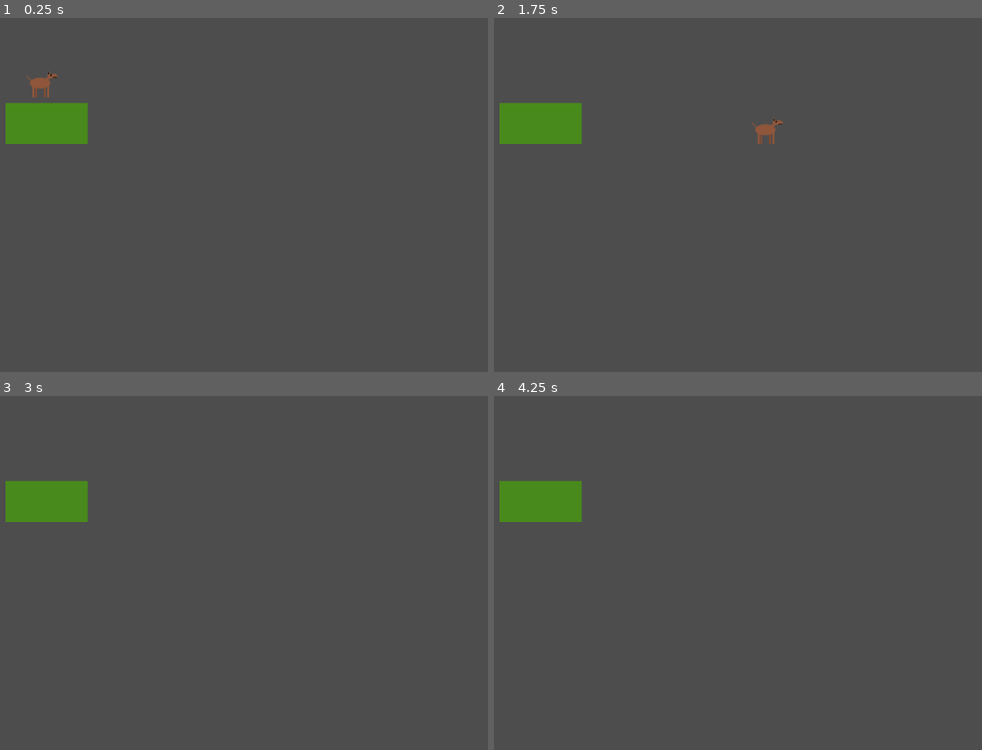
Above: before the commit, frames 1-4 (two rows, left to right).
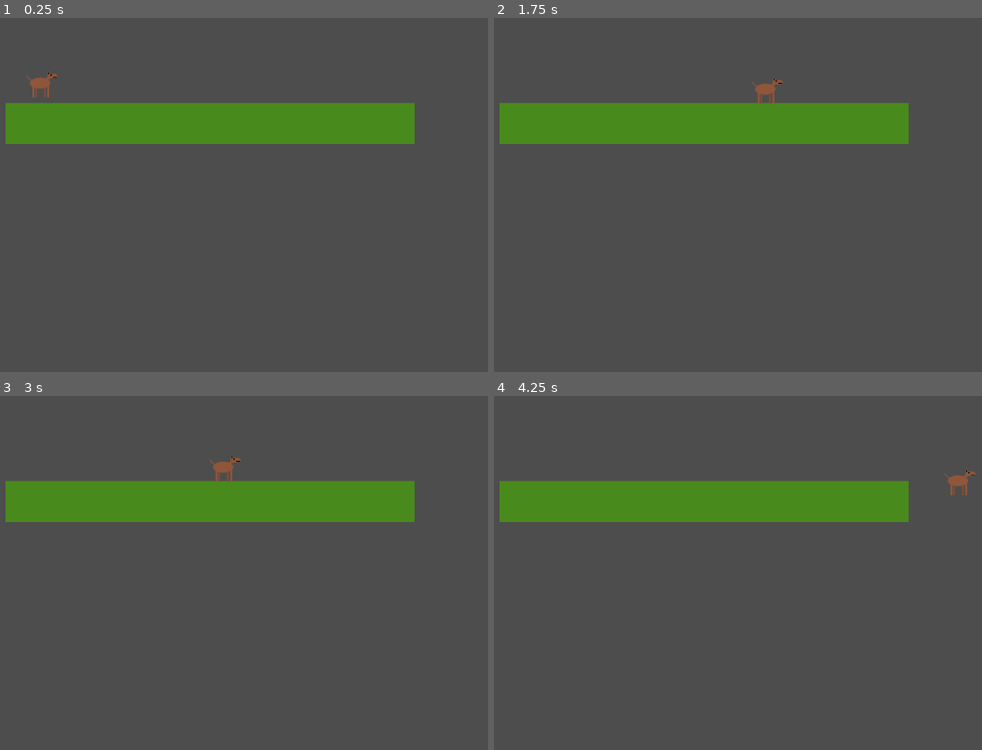
Above: after the commit, the same moments.

Repository: FormidianGoat/weeksaucem25
Game: Godot game, scene res://world.tscn
The game is run twice, just before and just after one commit, with the same random seed, the same clock (stepped at 60 frames per second) and the same inputs.
Inputs:
- Up to frame 1 (0.25 s): no input
- Up to frame 2 (1.75 s): tap Enter at 0.5 s; hold D (Right) from 0.53 s (still down); tap Space (Jump) at 0.77, 1.52 s
- Up to frame 3 (3 s): release D (Right) at 2.03 s; hold A (Left) 2.03-2.78 s; hold D (Right) from 2.78 s (still down)
- Up to frame 4 (4.25 s): keep holding D (Right); tap Space (Jump) at 3.02, 3.77 s

The runs differ from the first frame. In frame 1, 7.7% of the frame differs, in the area x 18-86%, y 24-36%; in frame 2, 7.9%; in frame 3, 7.9%; in frame 4, 7.9%, in the area x 18-99%, y 20-36%.

Commit message:
make horse look back

Diff:
--- a/horsebounce/player.gd
+++ b/horsebounce/player.gd
@@ -3,7 +3,6 @@
 
 const SPEED = 300.0
 const JUMP_VELOCITY = -400.0
-
 
 func _physics_process(delta):
 	# Add the gravity.
@@ -22,4 +21,9 @@
 	else:
 		velocity.x = move_toward(velocity.x, 0, SPEED)
 
+	if velocity.x < 0:
+		$Sprite2D.flip_h = true
+	elif velocity.x > 0:
+		$Sprite2D.flip_h = false
+
 	move_and_slide()
--- a/horsebounce/world.tscn
+++ b/horsebounce/world.tscn
@@ -10,5 +10,17 @@
 [node name="Ground_grass" parent="Grassholder" instance=ExtResource("1_k4q1n")]
 position = Vector2(368, 261)
 
+[node name="Ground_grass2" parent="Grassholder" instance=ExtResource("1_k4q1n")]
+position = Vector2(496, 261)
+
+[node name="Ground_grass3" parent="Grassholder" instance=ExtResource("1_k4q1n")]
+position = Vector2(624, 261)
+
+[node name="Ground_grass4" parent="Grassholder" instance=ExtResource("1_k4q1n")]
+position = Vector2(750, 261)
+
+[node name="Ground_grass5" parent="Grassholder" instance=ExtResource("1_k4q1n")]
+position = Vector2(877, 261)
+
 [node name="Player" parent="." instance=ExtResource("2_edd8q")]
 position = Vector2(358, 166)
